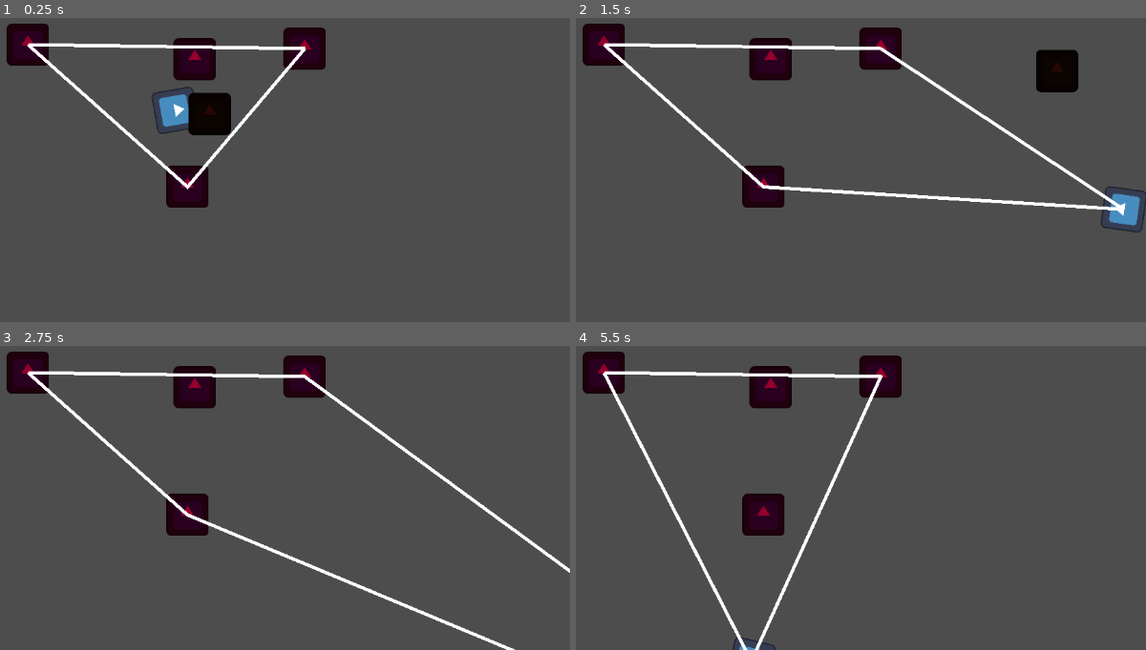
Above: before the commit, frames 1-4 (two rows, left to right).
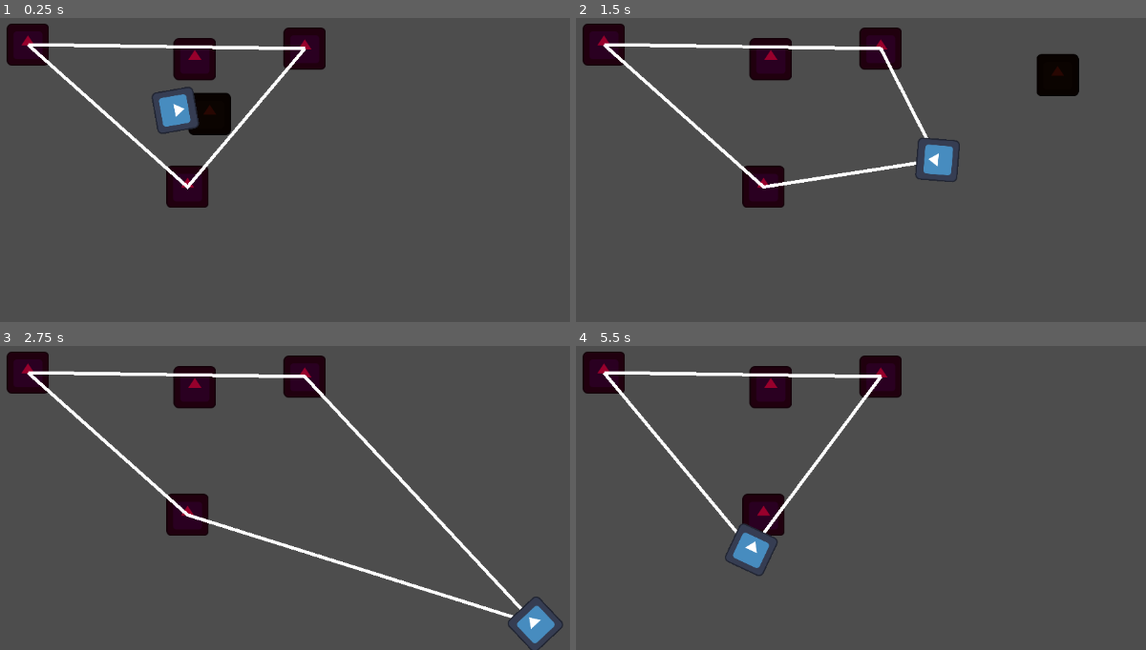
Above: after the commit, the same moments.

Repository: get-shwifty/ld54bis
Game: Godot game, scene res://logic/level/node_2d.tscn
Two runs of this game, one before a commit and one after it. Both use one fixed random seed, a clock stepped at 60 frames per second and the inputs below. This scene is started directly instead of the project's main scene. The engine's default icon, where the game draws it, is replaced by a stand-in: a white triangle on a blue panel in a dark square.
Inputs (mouse positions are in pixels of both pictures, inside the frame that each line leads up to):
- Up to frame 1 (0.25 s): no input
- Up to frame 2 (1.5 s): tap Enter at 0.5 s; move the mouse to (935, 87) at 0.52 s; hold D (game_right) 0.53-1.28 s; tap Space (game_kick) at 0.6, 1.35 s; move the mouse to (610, 130) at 1.27 s; hold S (game_down) from 1.28 s (still down)
- Up to frame 3 (2.75 s): move the mouse to (outside the picture) at 2.02 s; release S (game_down) at 2.03 s; hold D (game_right) from 2.03 s (still down); tap Space (game_kick) at 2.1 s
- Up to frame 4 (5.5 s): move the mouse to (724, 522) at 2.77 s; release D (game_right) at 2.78 s; hold W (game_up) 2.78-3.53 s; tap Space (game_kick) every 0.75 s from 2.85 to 5.1 s; move the mouse to (992, 501) at 3.52 s; hold A (game_left) 3.53-5.03 s; move the mouse to (outside the picture) at 4.27 s; move the mouse to (804, 437) at 5.02 s; hold S (game_down) from 5.03 s (still down)

The runs differ from the first frame. In frame 1, 0.2% of the frame differs, in the area x 32-36%, y 24-37%; in frame 2, 3.4%; in frame 3, 3.5%, in the area x 32-100%, y 9-100%; in frame 4, 3.0%.

Commit message:
weird bug where some child node disappear on the character

Diff:
--- a/logic/game/Character.gd
+++ b/logic/game/Character.gd
@@ -8,14 +8,15 @@
 const kick_force_base_coef = 50;
 @export var kick_force : float = 2;
 
+func _ready():
+	print(get_node("KickArea"))
+
 func _physics_process(delta):
 	process_orientation(delta);
 	process_movement(delta)
 
 	if Input.is_action_just_pressed("game_kick"):
 		try_kick()
-
-
 
 
 func process_orientation(delta):
--- a/logic/game/character.tscn
+++ b/logic/game/character.tscn
@@ -25,7 +25,6 @@
 
 [node name="KickArea" type="Area2D" parent="."]
 rotation = 1.5708
-collision_layer = 0
 collision_mask = 2
 
 [node name="CollisionShape2D" type="CollisionShape2D" parent="KickArea"]
--- /dev/null
+++ b/logic/level/LevelManager.gd
@@ -0,0 +1,18 @@
+extends Node2D
+
+@onready var enemy_spawner = $EnemySpawner as EnemySpawner;
+
+# Called when the node enters the scene tree for the first time.
+func _ready():
+	pass # Replace with function body.
+
+
+# Called every frame. 'delta' is the elapsed time since the previous frame.
+func _process(delta):
+	pass
+
+
+func _on_enemy_spawn_timer_timeout():
+	null
+	#$Entities/Enemies.add_child(enemy_spawner.spawn_enemy())
+	#enemy_spawner.global_position = enemy_spawner.position;
--- /dev/null
+++ b/logic/level/enemy_spawner.gd
@@ -0,0 +1,16 @@
+extends Path2D
+class_name EnemySpawner
+
+const SCENE_ENEMY = preload('res://logic/game/enemy.tscn');
+
+func spawn_enemy():
+	$spawnPos.offset = randi()
+	var enemy = SCENE_ENEMY.instance()
+	enemy.position = $spawnPos.position
+
+	return enemy
+
+
+# Called every frame. 'delta' is the elapsed time since the previous frame.
+func _process(delta):
+	pass
--- a/logic/level/node_2d.tscn
+++ b/logic/level/node_2d.tscn
@@ -1,20 +1,26 @@
-[gd_scene load_steps=7 format=3 uid="uid://b8ic2idqu4av4"]
+[gd_scene load_steps=10 format=3 uid="uid://b8ic2idqu4av4"]
 
-[ext_resource type="PackedScene" path="res://logic/game/character.tscn" id="1_aaugj"]
+[ext_resource type="PackedScene" uid="uid://vln44ev7tm21" path="res://logic/game/character.tscn" id="1_aaugj"]
+[ext_resource type="Script" path="res://logic/level/LevelManager.gd" id="1_tpnje"]
 [ext_resource type="Texture2D" uid="uid://cdnd7g1hoq3cj" path="res://art/icon.svg" id="2_v2a6i"]
 [ext_resource type="Script" path="res://logic/manager/ElasticManager.gd" id="3_ln5d4"]
 [ext_resource type="Script" path="res://logic/game/Post.gd" id="3_okbo1"]
 [ext_resource type="Script" path="res://logic/game/Line2D.gd" id="4_xd7ek"]
-[ext_resource type="PackedScene" path="res://logic/game/enemy.tscn" id="5_d32oc"]
+[ext_resource type="PackedScene" uid="uid://67ljrm4vy5fv" path="res://logic/game/enemy.tscn" id="5_d32oc"]
+[ext_resource type="Script" path="res://logic/level/enemy_spawner.gd" id="7_eb7cg"]
+
+[sub_resource type="Curve2D" id="Curve2D_jqma6"]
+_data = {
+"points": PackedVector2Array(0, 0, 0, 0, -564, -372, 0, 0, 0, 0, 1805, -364, 0, 0, 0, 0, 1803, 995, 0, 0, 0, 0, -576, 990, 0, 0, 0, 0, -564, -372)
+}
+point_count = 5
 
 [node name="Node2D" type="Node2D"]
+script = ExtResource("1_tpnje")
 
 [node name="Camera2D" type="Camera2D" parent="."]
 position = Vector2(617, 320)
 zoom = Vector2(0.5, 0.5)
-
-[node name="CharacterBody2D" parent="." instance=ExtResource("1_aaugj")]
-move_max_speed = 30.0
 
 [node name="Elastic" type="Node2D" parent="."]
 script = ExtResource("3_ln5d4")
@@ -53,3 +59,22 @@
 [node name="enemy" parent="." instance=ExtResource("5_d32oc")]
 position = Vector2(681, 338)
 gravity_scale = 0.0
+
+[node name="EnemySpawner" type="Path2D" parent="."]
+curve = SubResource("Curve2D_jqma6")
+script = ExtResource("7_eb7cg")
+
+[node name="spawnPos" type="PathFollow2D" parent="EnemySpawner"]
+position = Vector2(-564, -372)
+rotation = 0.00337694
+
+[node name="EnemySpawnTimer" type="Timer" parent="."]
+autostart = true
+
+[node name="Entities" type="Node2D" parent="."]
+
+[node name="Enemies" type="Node2D" parent="Entities"]
+
+[node name="CharacterBody2D" parent="." instance=ExtResource("1_aaugj")]
+
+[connection signal="timeout" from="EnemySpawnTimer" to="." method="_on_enemy_spawn_timer_timeout"]
